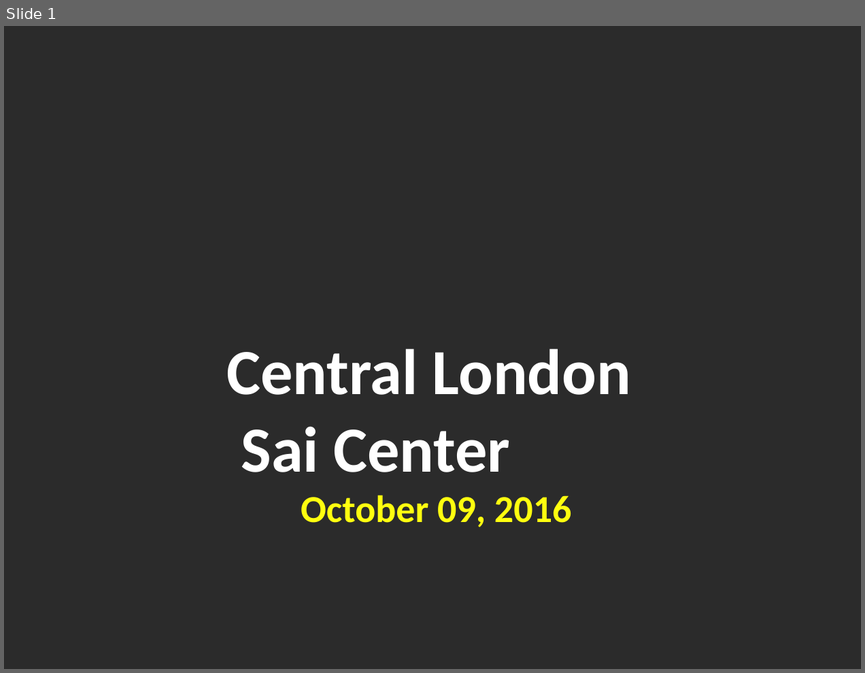
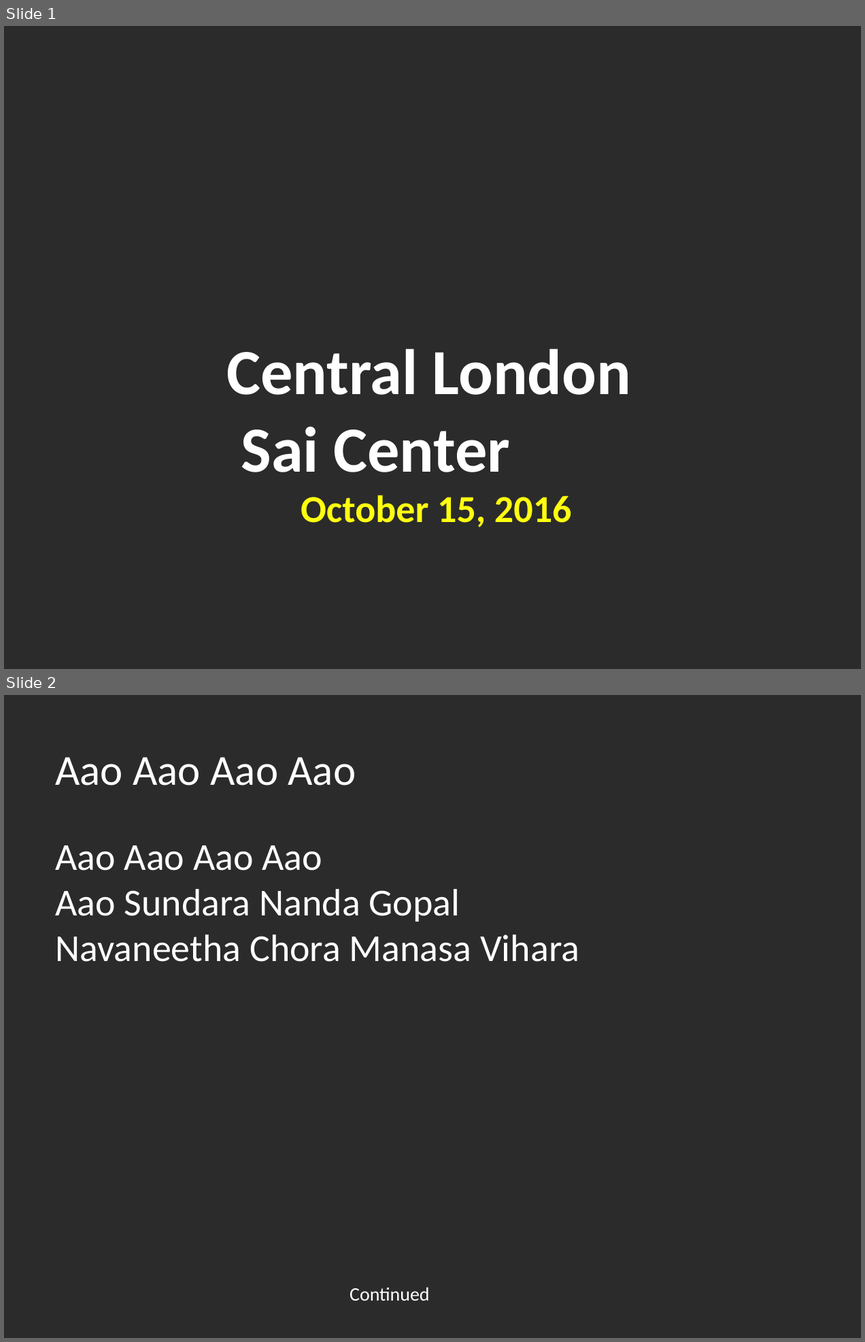
Before and after one commit to riteshreddyr/bhajanpresentationmaker, a slide deck: generated_ppts/bhajans.pptx. Shown one above the other, each under a label of ours: slide 1 before the commit, slides 1 and 2 after it. The pictures are 865x673 and 865x1342 pixels, drawn with LibreOffice and Linux fonts; fonts in the diff are those of the drawing; background and template pictures are left out; a plain dark background stands for a picture behind light text. Boxes give left, top, right and bottom in pixels: in the first picture for what was removed or moved away, otherwise in the second. Text is boxed around its words. In the diff, an @@ line names an element or a change of style, - is before the commit and + after.

```diff
--- a/generated_ppts/bhajans.pptx
+++ b/generated_ppts/bhajans.pptx
@@ slide 2 added at box(4, 695, 861, 1338), background picture (left out) @@
@@ text added at box(55, 757, 356, 785), 36 pt, text #FFFFFF @@
+Aao Aao Aao Aao
@@ text added at box(55, 845, 579, 962), 32 pt, text #FFFFFF @@
+Aao Aao Aao Aao
+Aao Sundara Nanda Gopal
+Navaneetha Chora Manasa Vihara
@@ text added at box(349, 1287, 429, 1300), 16 pt, text #FFFFFF @@
+Continued
@@ slide 1 changed as well @@
@@ text at box(226, 348, 631, 527): text changed @@
-Central London
-Sai Center
-October 09, 2016
+Central London
+Sai Center
+October 15, 2016
```
Also in this commit, not shown: 1 other slide added, 12 slides removed, 16 other files.
